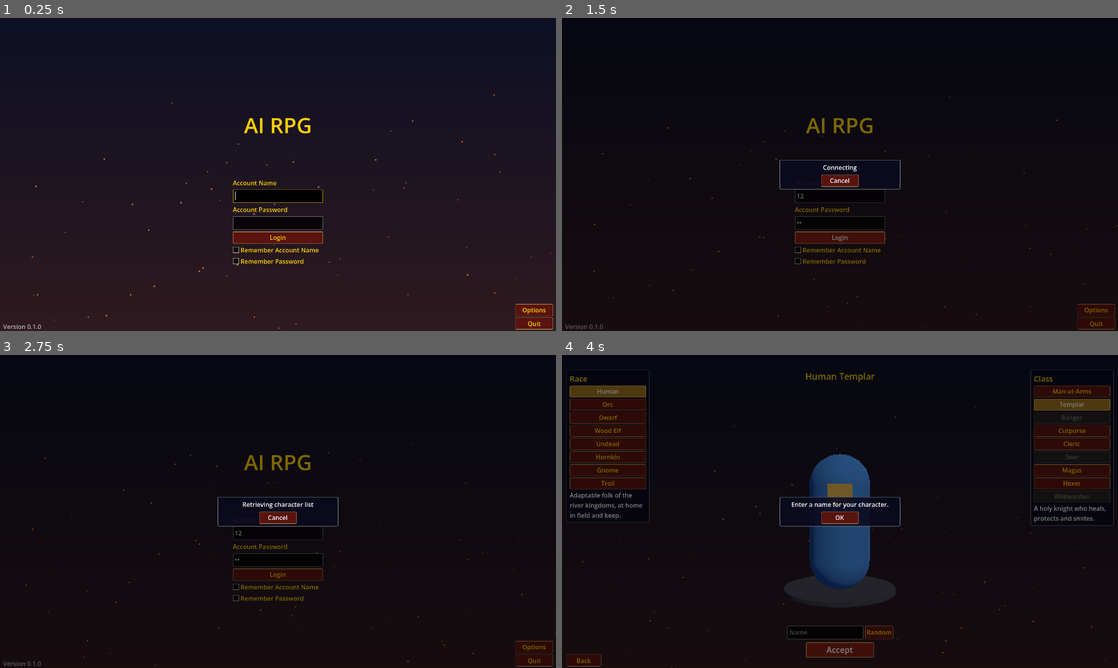
Above: before the commit, frames 1-4 (two rows, left to right).
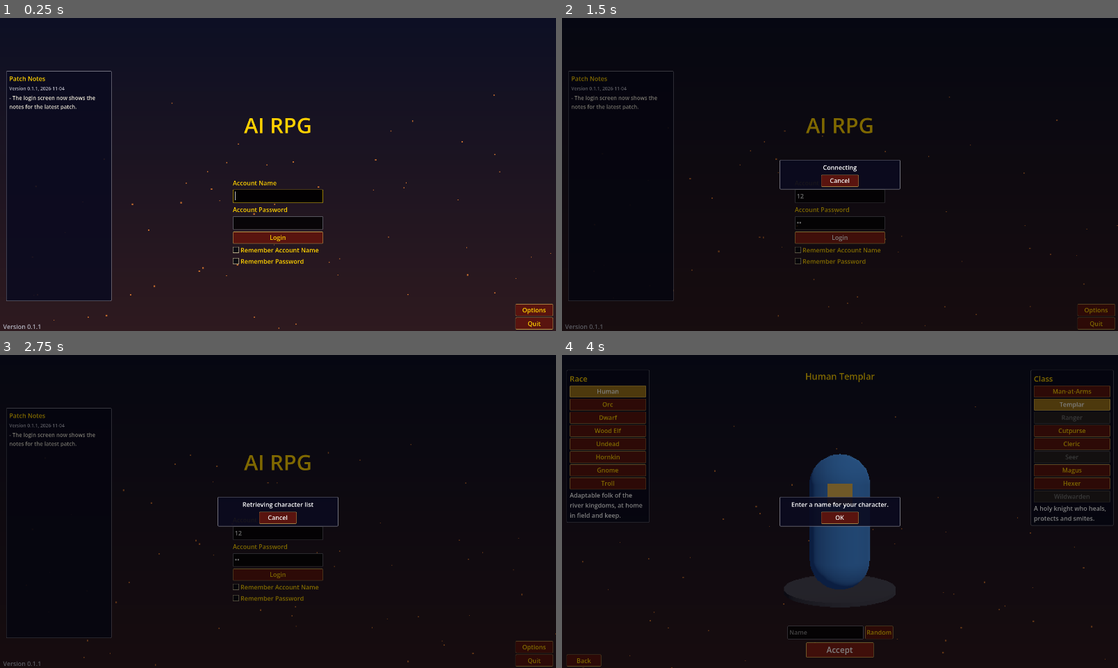
Above: after the commit, the same moments.

Repository: BountieHuntre/ai-rpg
Game: Godot game, scene res://scenes/front_end/front_end.tscn
The game is run twice, just before and just after one commit, with the same random seed, the same clock (stepped at 60 frames per second) and the same inputs.
Inputs (mouse positions are in pixels of both pictures, inside the frame that each line leads up to):
- Up to frame 1 (0.25 s): no input
- Up to frame 2 (1.5 s): click (840, 196) at 0.52 s; type "12" at 0.6 s; click (840, 221) at 0.75 s; type "12" at 0.83 s; click "Login" at 1.25 s
- Up to frame 3 (2.75 s): click "Remember Account Name" at 2 s
- Up to frame 4 (4 s): click "Remember Password" at 2.75 s; click "Accept" at 3.5 s

The runs differ from the first frame. In frame 1, 3.4% of the frame differs, in the area x 1-21%, y 16-100%; in frame 2, 0.5%; in frame 3, 0.5%; in frame 4, nothing differs.

Commit message:
0.1.1: Patch notes on the login screen
data/patch_notes.json holds every patch, newest first; the login screen shows the newest. Every push adds an entry (CLAUDE.md).

Co-Authored-By: Claude Opus 5.5 <noreply@anthropic.com>

Diff:
--- /dev/null
+++ b/data/patch_notes.json
@@ -0,0 +1,21 @@
+[
+	{
+		"version": "0.1.1",
+		"date": "2026-11-04",
+		"notes": [
+			"The login screen now shows the notes for the latest patch."
+		]
+	},
+	{
+		"version": "0.1.0",
+		"date": "2026-11-04",
+		"notes": [
+			"The game now has a version number, shown on the login screen.",
+			"Creatures cast spells: Burrowling Firecallers throw Flame Bolts from range, Pickmen pry at your armor, Brigand Footpads stab from behind and Ridgetusk Boars charge.",
+			"Interrupt a casting creature with Hilt Strike, Shield Smash, Hush, stuns or fear. The target frame shows what your target is casting.",
+			"Stances show in your buffs, the active one is framed in gold, and clicking it again no longer gives an error.",
+			"Templars learn Revival's first rank free at level 12, so its higher ranks can be trained.",
+			"The Options window is one size, and long pages scroll."
+		]
+	}
+]
--- a/project.godot
+++ b/project.godot
@@ -11,7 +11,7 @@
 [application]
 
 config/name="AI RPG"
-config/version="0.1.0"
+config/version="0.1.1"
 run/main_scene="res://scenes/front_end/front_end.tscn"
 config/features=PackedStringArray("4.6", "Forward Plus")
 config/icon="res://icon.svg"
--- a/scenes/front_end/front_end.gd
+++ b/scenes/front_end/front_end.gd
@@ -9,6 +9,9 @@
 ## Classic allows 10 characters per realm.
 const MAX_CHARACTERS := 10
 const REALM := "Greywater"
+## Patch notes, newest first; the login screen shows the newest.
+const PATCH_NOTES_PATH := "res://data/patch_notes.json"
+const PATCH_NOTES_WIDTH := 140.0
 const FONT_SIZE := 8
 const TITLE_SIZE := 28
 const GOLD := Color("ffd100")
@@ -215,8 +218,38 @@
 	quit.pressed.connect(get_tree().quit)
 	_place(quit, Vector2(_width() - 54, 252), Vector2(50, 14), Anchor.BOTTOM)
 	_add_options_button(Vector2(_width() - 54, 234))
+	_add_patch_notes()
 	var focus: Control = account if _account.is_empty() else login if not password.text.is_empty() else password
 	focus.grab_focus.call_deferred()
+
+
+## The latest patch's notes on the login screen's left: the first entry of
+## data/patch_notes.json (newest first; every push adds one).
+func _add_patch_notes() -> void:
+	var entries: Variant = JSON.parse_string(FileAccess.get_file_as_string(PATCH_NOTES_PATH))
+	if not entries is Array or entries.is_empty():
+		return
+	var latest: Dictionary = entries[0]
+	var panel := _panel()
+	_place(panel, Vector2(8, 70), Vector2(PATCH_NOTES_WIDTH, 160), Anchor.STRETCH)
+	var box := VBoxContainer.new()
+	box.add_theme_constant_override("separation", roundi(3 * _ui_scale))
+	panel.add_child(box)
+	box.add_child(_label("Patch Notes", GOLD))
+	box.add_child(_label("Version %s, %s" % [latest.get("version", ""), latest.get("date", "")], Color(0.7, 0.7, 0.75), FONT_SIZE - 2))
+	var scroll := ScrollContainer.new()
+	scroll.horizontal_scroll_mode = ScrollContainer.SCROLL_MODE_DISABLED
+	scroll.size_flags_vertical = Control.SIZE_EXPAND_FILL
+	box.add_child(scroll)
+	var notes := VBoxContainer.new()
+	notes.add_theme_constant_override("separation", roundi(3 * _ui_scale))
+	notes.size_flags_horizontal = Control.SIZE_EXPAND_FILL
+	scroll.add_child(notes)
+	for note: String in latest.get("notes", []):
+		var line := _label("- " + note, Color(0.92, 0.9, 0.84), FONT_SIZE - 1)
+		line.autowrap_mode = TextServer.AUTOWRAP_WORD_SMART
+		line.custom_minimum_size.x = (PATCH_NOTES_WIDTH - 16) * _ui_scale
+		notes.add_child(line)
 
 
 ## There's no server: any account and password get in, after the usual steps.
Not shown, changed: CLAUDE.md
